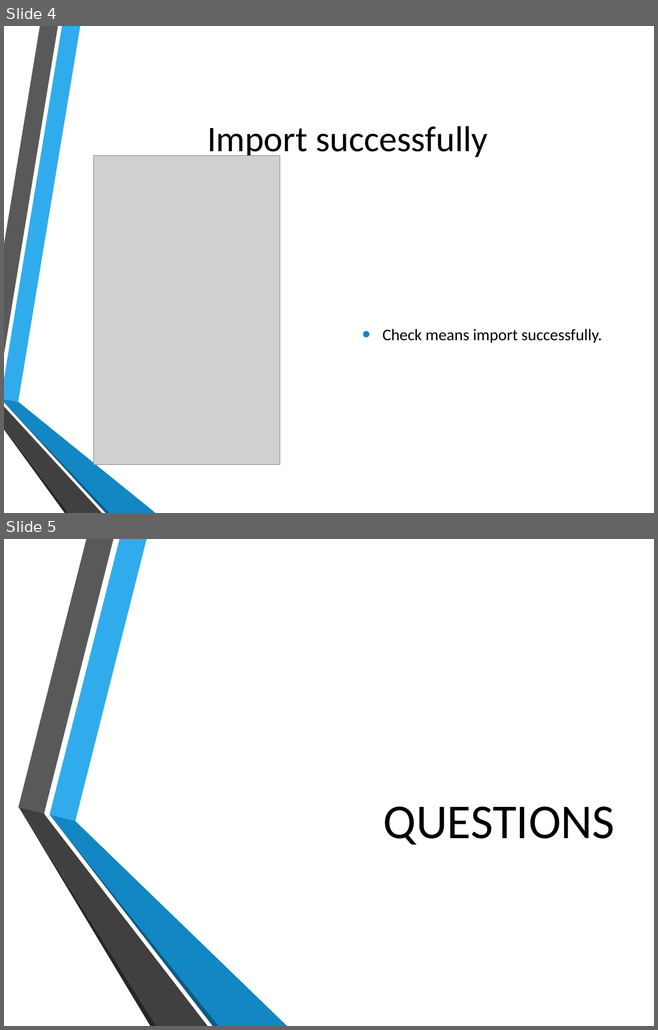
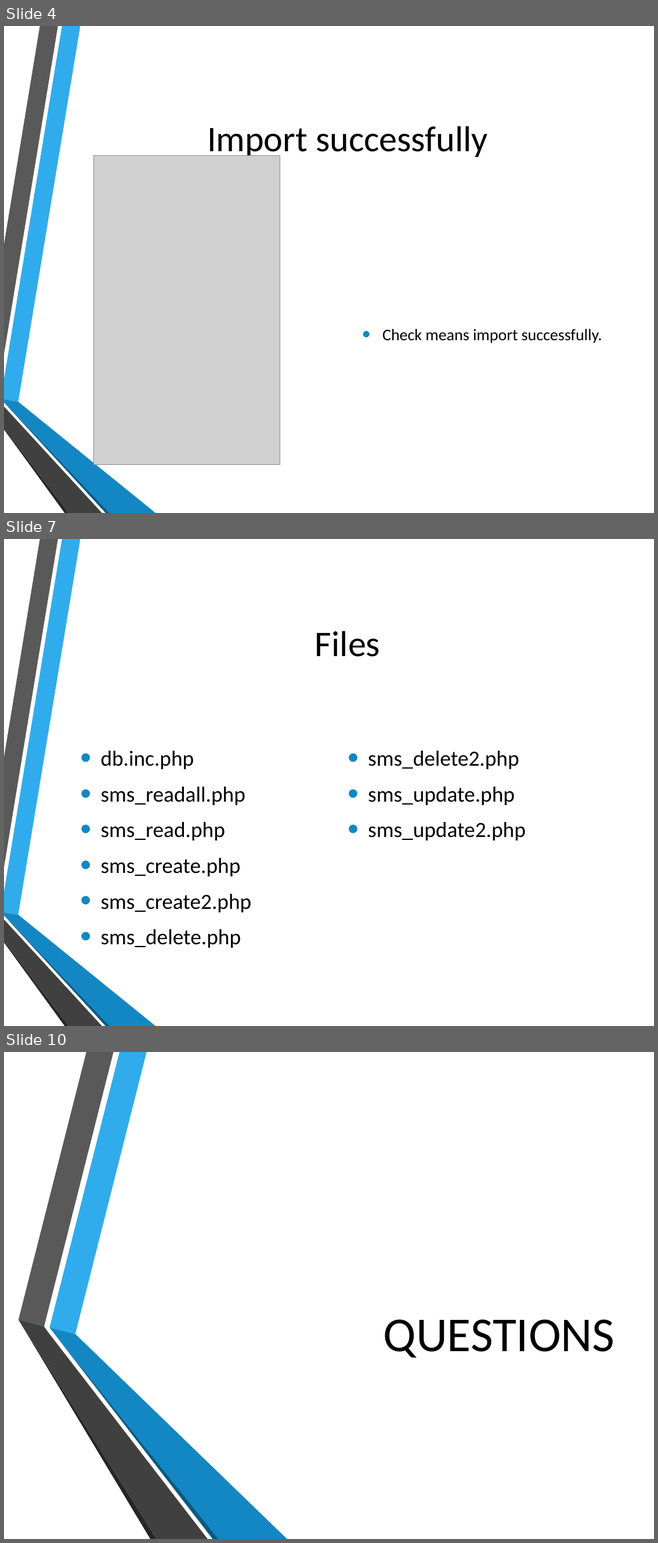
Before and after one commit to hatted/fevaworks-php, a slide deck: php-fw9/SMS.pptx. Shown one above the other, each under a label of ours: slides 4 and 5 before the commit, slides 4, 7 and 10 after it; the slides between them are not shown. The pictures are 658x1030 and 658x1543 pixels, drawn with LibreOffice and Linux fonts; fonts in the diff are those of the drawing; grey boxes stand for pictures; background and template pictures are left out. Boxes give left, top, right and bottom in pixels: in the first picture for what was removed or moved away, otherwise in the second. Text is boxed around its words. In the diff, an @@ line names an element or a change of style, - is before the commit and + after.

```diff
--- a/php-fw9/SMS.pptx
+++ b/php-fw9/SMS.pptx
@@ slide 7 added at bbox=[4, 539, 654, 1026], background picture (left out); not listed: 6 template elements that a slide beside it also shows @@
@@ title added at bbox=[315, 631, 380, 657], 40 pt, text #000000 @@
+Files
@@ text added at bbox=[101, 751, 525, 948], 24 pt, text #000000 @@
+• db.inc.php
+• sms_readall.php
+• sms_read.php
+• sms_create.php
+• sms_create2.php
+• sms_delete.php
+• sms_delete2.php
+• sms_update.php
+• sms_update2.php
@@ what was slide 5 is now slide 10 @@
```
Also in this commit, not shown: 4 other slides added, 2 other files.
